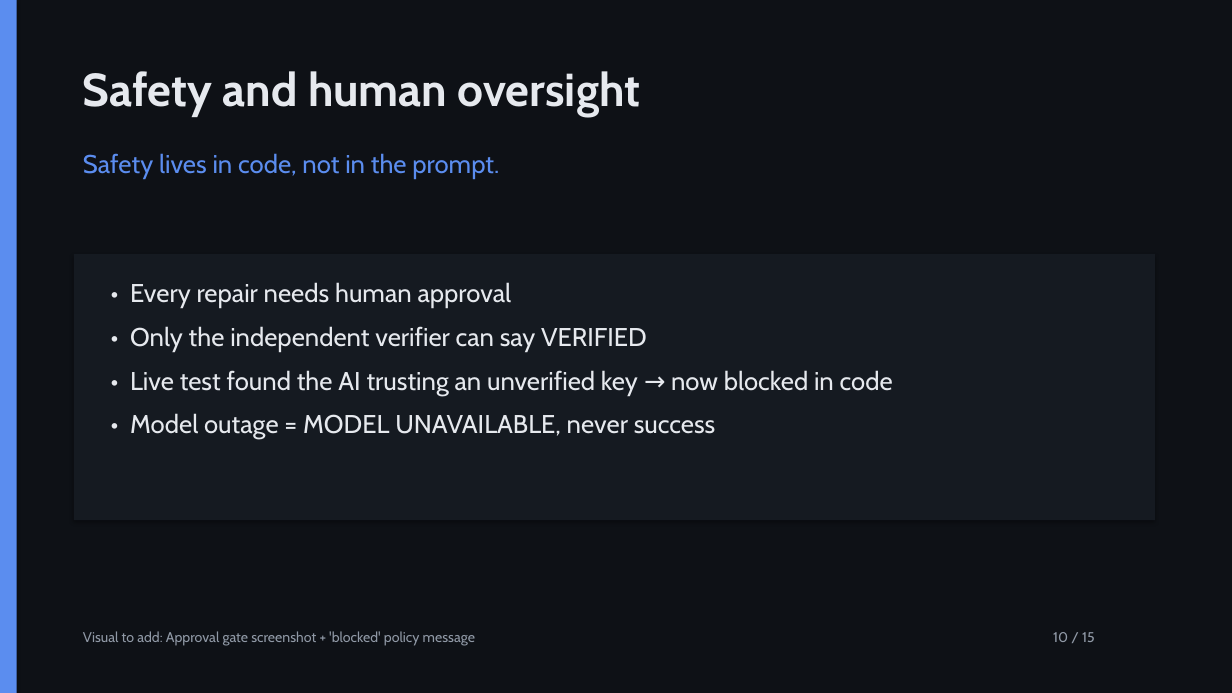
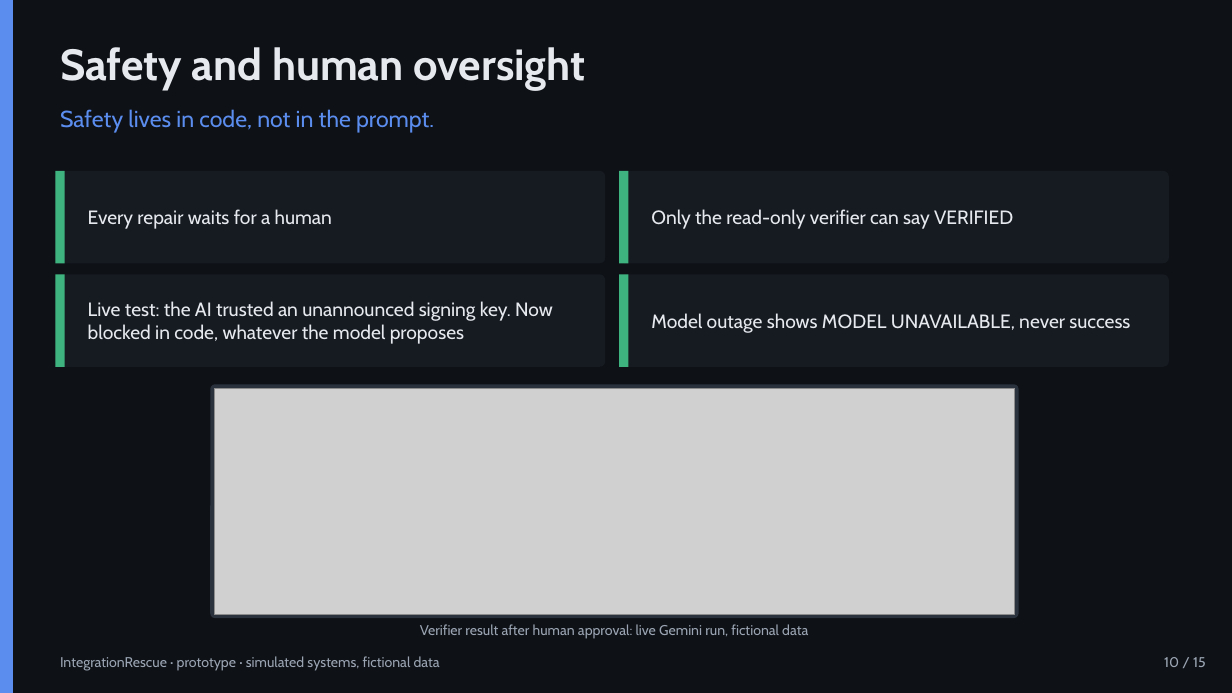
Before and after one commit to Ahmad-Joker/integrationrescue-ai, a slide deck: slide 10 of competition/IntegrationRescue_Competition_Deck.pptx. Drawn at 1232x693 pixels with LibreOffice and Linux fonts; fonts in the diff are those of the drawing; grey boxes stand for pictures. Boxes give left, top, right and bottom in pixels: in the first picture for what was removed or moved away, otherwise in the second. Text is boxed around its words. In the diff, an @@ line names an element or a change of style, - is before the commit and + after.

```diff
--- a/competition/IntegrationRescue_Competition_Deck.pptx
+++ b/competition/IntegrationRescue_Competition_Deck.pptx
@@ rectangle: place and size @@
-rectangle at <box>0,0,17,693</box>
+rectangle at <box>0,0,13,693</box>
@@ rectangle at <box>0,0,13,693</box>: shadow off @@
@@ text "Safety and human oversight": place and size @@
-text "Safety and human oversight" at <box>83,71,640,117</box>
+text "Safety and human oversight" at <box>60,47,585,90</box>
@@ text "Safety and human oversight" at <box>60,47,585,90</box>: size 36 to 34 pt @@
@@ text "Safety lives in code, not ...": place and size @@
-text "Safety lives in code, not ..." at <box>83,153,499,179</box>
+text "Safety lives in code, not ..." at <box>60,109,434,133</box>
@@ text "Safety lives in code, not ..." at <box>60,109,434,133</box>: size 20 to 18 pt @@
@@ rounded rectangle added at <box>55,171,605,263</box>, fill #161B22 @@
@@ rectangle added at <box>55,171,65,263</box>, fill #3FB37F @@
@@ rounded rectangle added at <box>619,171,1169,263</box>, fill #161B22 @@
@@ rectangle added at <box>619,171,628,263</box>, fill #3FB37F @@
@@ text added at <box>88,209,332,229</box>, 15 pt, text #E6E9EE @@
+Every repair waits for a human
@@ text added at <box>651,209,1013,229</box>, 15 pt, text #E6E9EE @@
+Only the read-only verifier can say VERIFIED
@@ rectangle removed at <box>74,254,1155,520</box> @@
@@ rounded rectangle added at <box>55,274,605,367</box>, fill #161B22 @@
@@ rectangle added at <box>55,274,65,367</box>, fill #3FB37F @@
@@ text removed at <box>130,282,893,439</box> @@
-• Every repair needs human approval
-• Only the independent verifier can say VERIFIED
-• Live test found the AI trusting an unverified key → now blocked in code
-• Model outage = MODEL UNAVAILABLE, never success
@@ rounded rectangle added at <box>619,274,1169,367</box>, fill #161B22 @@
@@ rectangle added at <box>619,274,628,367</box>, fill #3FB37F @@
@@ text added at <box>88,301,553,344</box>, 15 pt, text #E6E9EE @@
+Live test: the AI trusted an unannounced signing key. Now blocked in code, whatever the model proposes
@@ text added at <box>651,313,1130,333</box>, 15 pt, text #E6E9EE @@
+Model outage shows MODEL UNAVAILABLE, never success
@@ rounded rectangle added at <box>211,384,1019,618</box>, fill #2A323D @@
@@ picture added at <box>214,388,1016,615</box> @@
@@ text added at <box>420,624,808,639</box>, 11 pt, text #9AA4B2 @@
+Verifier result after human approval: live Gemini run, fictional data
@@ text added at <box>60,656,440,671</box>, 11 pt, text #9AA4B2 @@
+IntegrationRescue · prototype · simulated systems, fictional data
@@ text removed at <box>83,631,475,646</box> @@
-Visual to add: Approval gate screenshot + 'blocked' policy message
@@ text "10 / 15": place and size @@
-text "10 / 15" at <box>1053,632,1095,642</box>
+text "10 / 15" at <box>1164,657,1206,667</box>
@@ text "10 / 15" at <box>1164,657,1206,667</box>: text colour #9099A6 to #9AA4B2; alignment left to right @@
```
Also in this commit, not shown: 11 other slides changed, 3 slides added, 3 slides removed, 37 other files.
